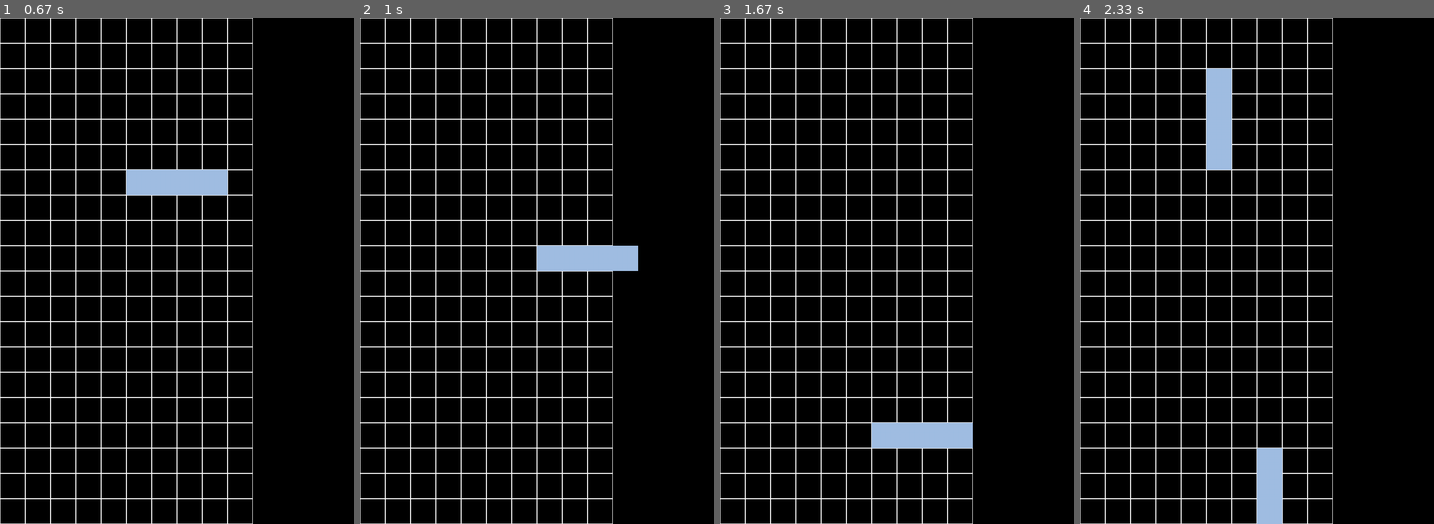
Above: before the commit, frames 1-4 (left to right).
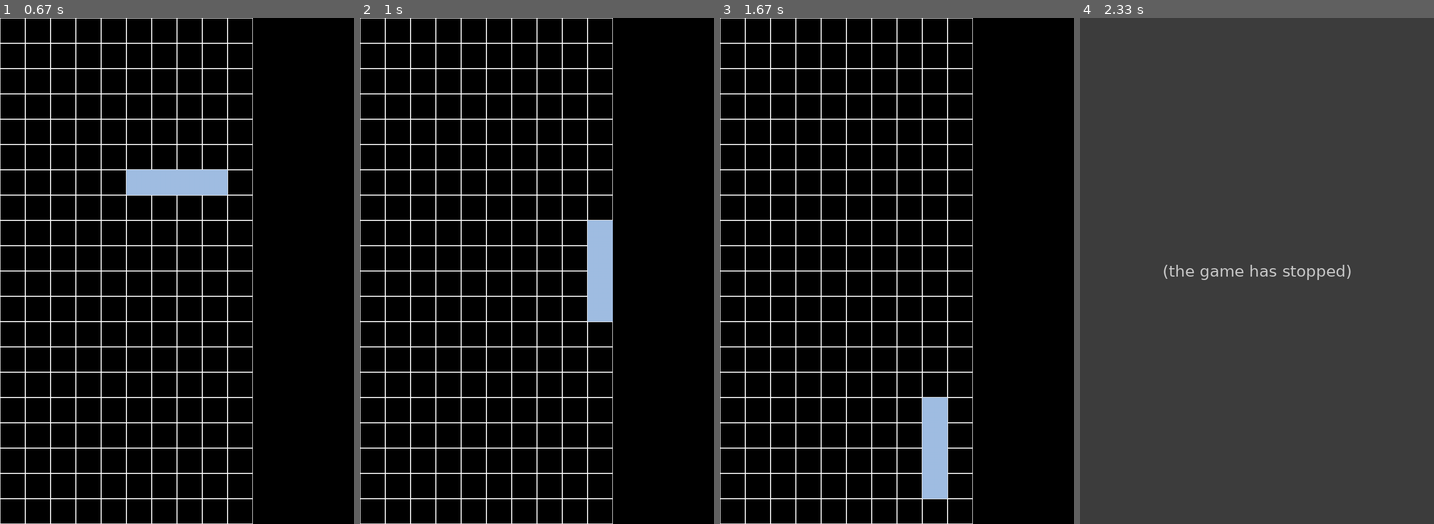
Above: after the commit, the same moments.

Repository: ao-u/pygame-tetris
Game: pygame game, started from tetris/Main/main.py
Same seed, same stepped clock (60 frames per second), same inputs: the game is played once before the commit and once after it.
Inputs:
- Up to frame 1 (0.67 s): hold D from 0.33 s (still down); hold Down from 0.33 s (still down)
- Up to frame 2 (1 s): release D at 0.8 s; release Down at 0.8 s; tap A at 0.83 s
- Up to frame 3 (1.67 s): no input
- Up to frame 4 (2.33 s): hold Up 1.73-2.2 s; hold Down from 2.23 s (still down)

Frame 1 is identical in both runs. In frame 2, 2.1% of the frame differs, in the area x 50-79%, y 40-60%; in frame 3, 2.1%; in frame 4, 100%, in the area x 0-100%, y 0-100%.
Error after the commit: IndexError: tuple index out of range (main.py line 75); the game stopped at 2.1 s (later frames are placeholders)

Commit message:
Update main.py

Diff:
--- a/tetris/Main/main.py
+++ b/tetris/Main/main.py
@@ -18,13 +18,13 @@
 
 deadBlocks = []
 
-#rotation for I block
+#colors for each peice
 COLOR = (
     (161, 190, 228),
     (),
     (),
-
 )
+#rotation matrices for each peice
 R =    (
     (
         #I, 0
@@ -35,6 +35,31 @@
     ),
     (
         #J, 1
+        (-1, -1, -1, 0, 0, 0, 1, 0),
+        (1, -1, 0, -1, 0, 0, 0, 1),
+        (1, 1, -1, 0, 0, 0, 1, 0),
+        (-1, 1, 0, -1, 0, 0, 0, 1)
+    ),
+    (
+        #L, 2
+        (-1, 1, -1, 0, 0, 0, 1, 0),
+        (1, 1, 0, -1, 0, 0, 0, 1),
+        (-1, 1, -1, 0, 0, 0, 1, 0),
+        (-1, -1, 0, -1, 0, 0, 0, 1)
+    ),
+    (
+        #O, 3
+        (-1, 0, -1, -1, 0, -1, 0, 0),
+        (-1, 0, -1, -1, 0, -1, 0, 0),
+        (-1, 0, -1, -1, 0, -1, 0, 0),
+        (-1, 0, -1, -1, 0, -1, 0, 0)
+    ),
+    (
+        #S, 4
+        (-1, 1, -1, 0, 0, 0, 1, 0),
+        (1, 1, 0, -1, 0, 0, 0, 1),
+        (-1, 1, -1, 0, 0, 0, 1, 0),
+        (-1, -1, 0, -1, 0, 0, 0, 1)
     )
 )
 
@@ -43,7 +68,7 @@
 
 def makeDeadPeice(peice):
     for i in range(4):
-        deadBlocks.append(Block(peice.x + R[peice.tipe][peice.r][i * 2], peice.y + R[peice.tipe][peice.r][i * 2 + 1], COLOR[peice.tipe]))
+        deadBlocks.append(currentPeice.blocks[i])
 
 def updateCurrentPeiceBlocks():
     for i in range(4):
@@ -112,20 +137,29 @@
     keys = game.key.get_pressed()
     if keys[game.K_UP]:
         currentPeice.r +=1
+        updateCurrentPeiceBlocks()
+        if peiceOutOfBounds():
+            currentPeice.r -=1
+
     if keys[game.K_DOWN]:
         currentPeice.r -=1
+        updateCurrentPeiceBlocks()
+        if peiceOutOfBounds():
+            currentPeice.r +=1
+
     if keys[game.K_a]:
         currentPeice.x-=1
         updateCurrentPeiceBlocks()
         if peiceOutOfBounds():
             currentPeice.x+=1
-            updateCurrentPeiceBlocks()
+
     if keys[game.K_d]:
         currentPeice.x+=1
         updateCurrentPeiceBlocks()
         if peiceOutOfBounds():
             currentPeice.x-=1
-            updateCurrentPeiceBlocks()
+
+    updateCurrentPeiceBlocks()
     currentPeice.r %=4
 
     game.display.update()
